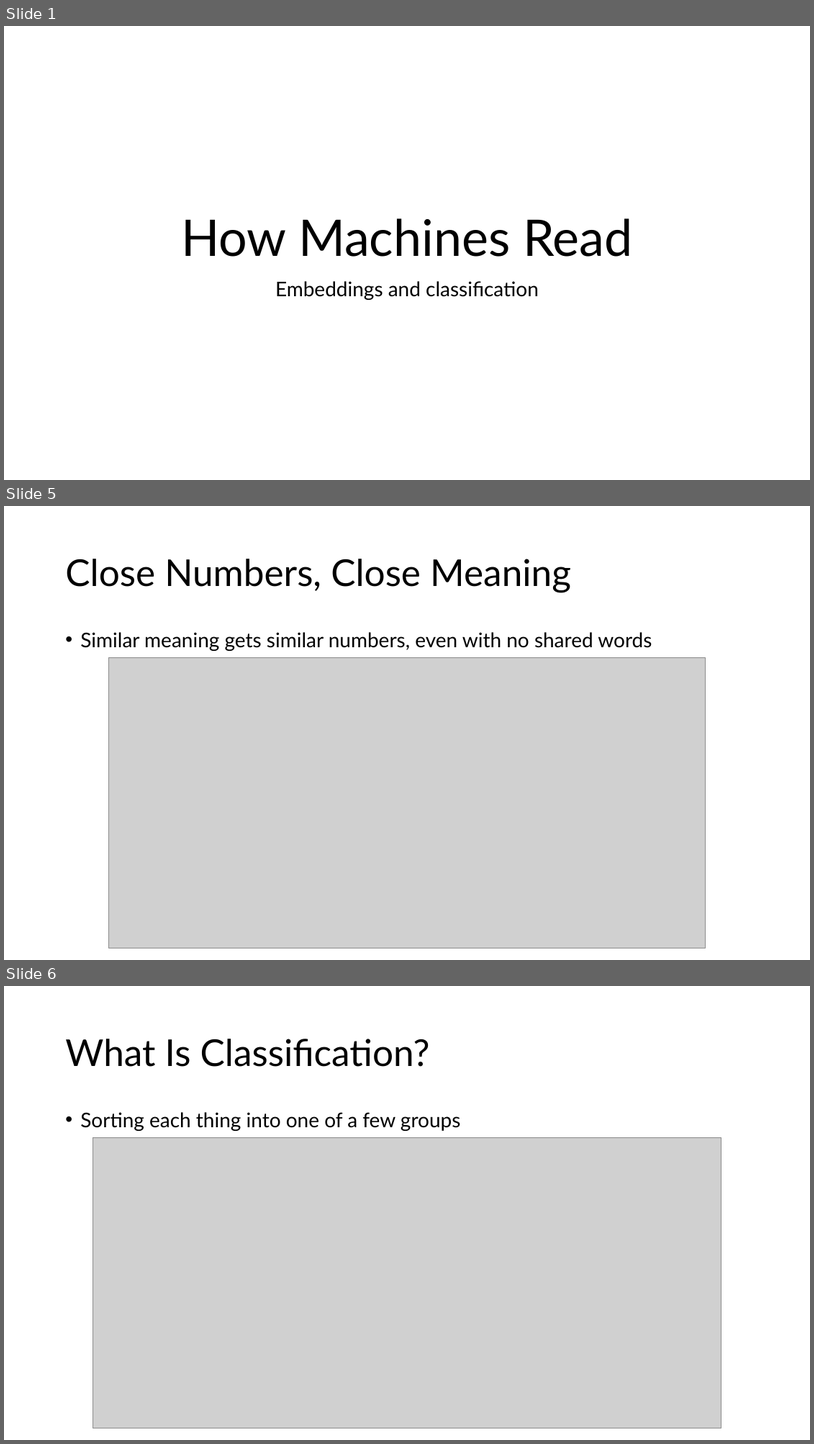
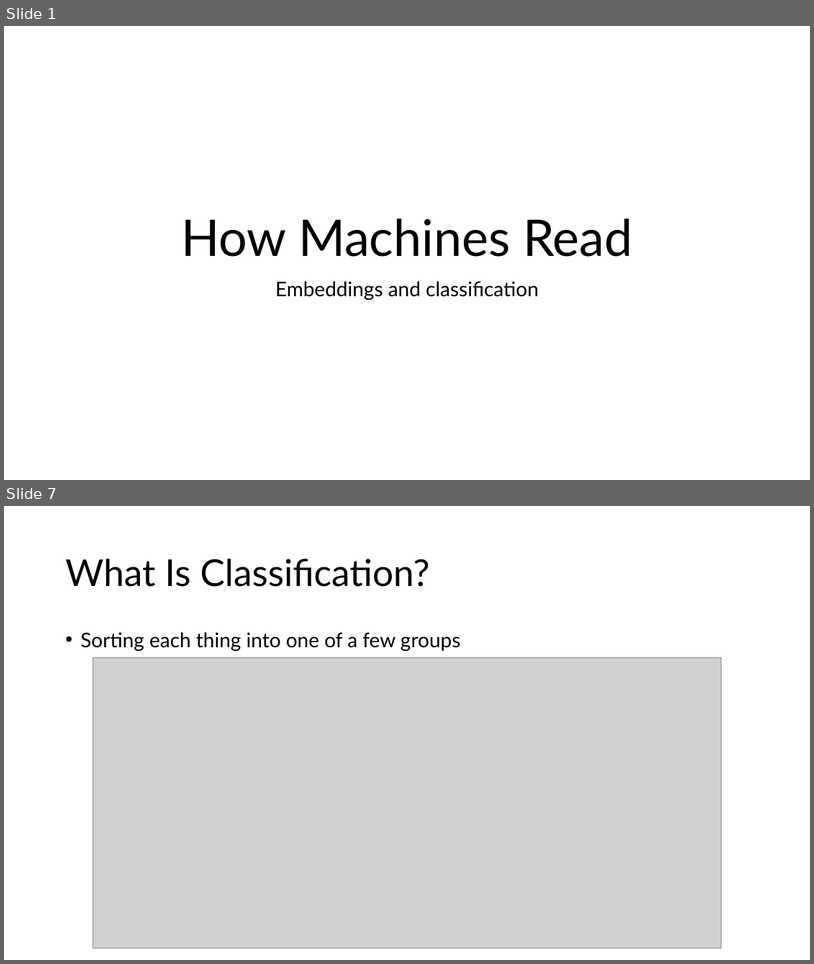
Before and after one commit to IslamTayeb/tzu-vs-taylor, a slide deck: slides/tzu_vs_taylor_lecture.pptx. Shown one above the other, each under a label of ours: slides 1, 5 and 6 before the commit, slides 1 and 7 after it; the slides between them are not shown. The pictures are 814x1444 and 814x964 pixels, drawn with LibreOffice and Linux fonts; fonts in the diff are those of the drawing; grey boxes stand for pictures. Boxes give left, top, right and bottom in pixels: in the first picture for what was removed or moved away, otherwise in the second. Text is boxed around its words. In the diff, an @@ line names an element or a change of style, - is before the commit and + after.

```diff
--- a/slides/tzu_vs_taylor_lecture.pptx
+++ b/slides/tzu_vs_taylor_lecture.pptx
@@ slide 5 removed at [4, 506, 810, 960], background #FFFFFF @@
@@ title removed at [65, 559, 571, 592] @@
-Close Numbers, Close Meaning
@@ text removed at [80, 632, 652, 651] @@
-• Similar meaning gets similar numbers, even with no shared words
@@ picture removed at [109, 657, 706, 947] @@
@@ what was slide 6 is now slide 7 @@
```
Also in this commit, not shown: 5 slides changed, 5 slides added, 3 other slides removed, 26 other files.
